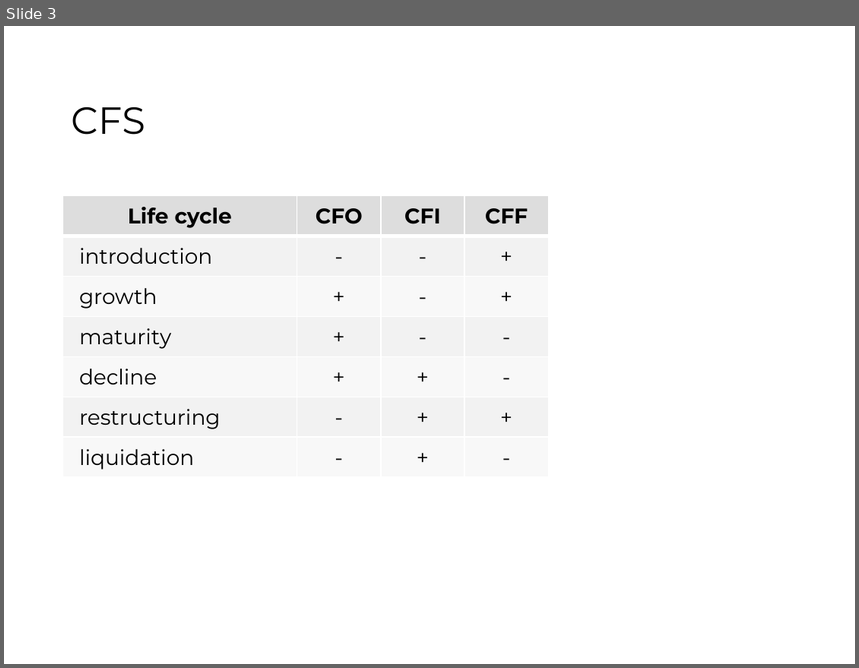
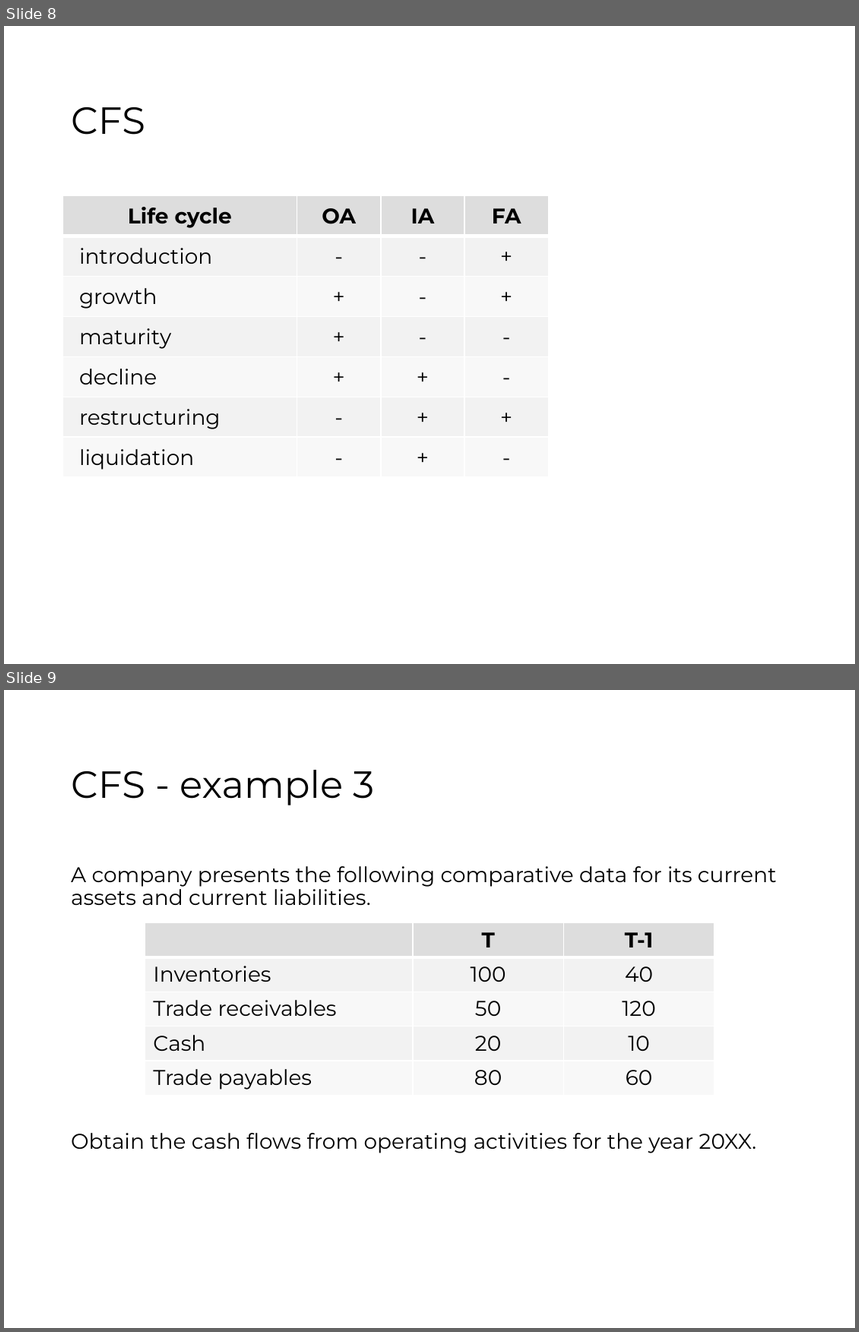
Before and after one commit to jorgegallud-boop/FSA, a slide deck: source-pptx/04.pptx. Shown one above the other, each under a label of ours: slide 3 before the commit, slides 8 and 9 after it. The pictures are 859x668 and 859x1332 pixels, drawn with LibreOffice and Linux fonts; fonts in the diff are those of the drawing. Boxes give left, top, right and bottom in pixels: in the first picture for what was removed or moved away, otherwise in the second. Text is boxed around its words. In the diff, an @@ line names an element or a change of style, - is before the commit and + after.

```diff
--- a/source-pptx/04.pptx
+++ b/source-pptx/04.pptx
@@ slide 9 added at bbox=[4, 690, 855, 1328], background #FFFFFF @@
@@ title added at bbox=[71, 770, 374, 806], 32 pt, text #000000 @@
+CFS - example 3
@@ text added at bbox=[71, 866, 777, 1154], 18 pt, text #000000 @@
+A company presents the following comparative data for its current assets and current liabilities.
+Obtain the cash flows from operating activities for the year 20XX.
@@ table added at bbox=[145, 923, 714, 1096], 5 rows, 3 columns @@
+ | T | T-1
+Inventories | 100 | 40
+Trade receivables | 50 | 120
+Cash | 20 | 10
+Trade payables | 80 | 60
@@ what was slide 3 is now slide 8 @@
@@ slide 8 changed as well @@
@@ table at bbox=[63, 196, 548, 478] @@
-row 1: Life cycle | CFO | CFI | CFF
+row 1: Life cycle | OA | IA | FA
```
Also in this commit, not shown: 7 other slides added, 2 slides removed, 22 other files.
